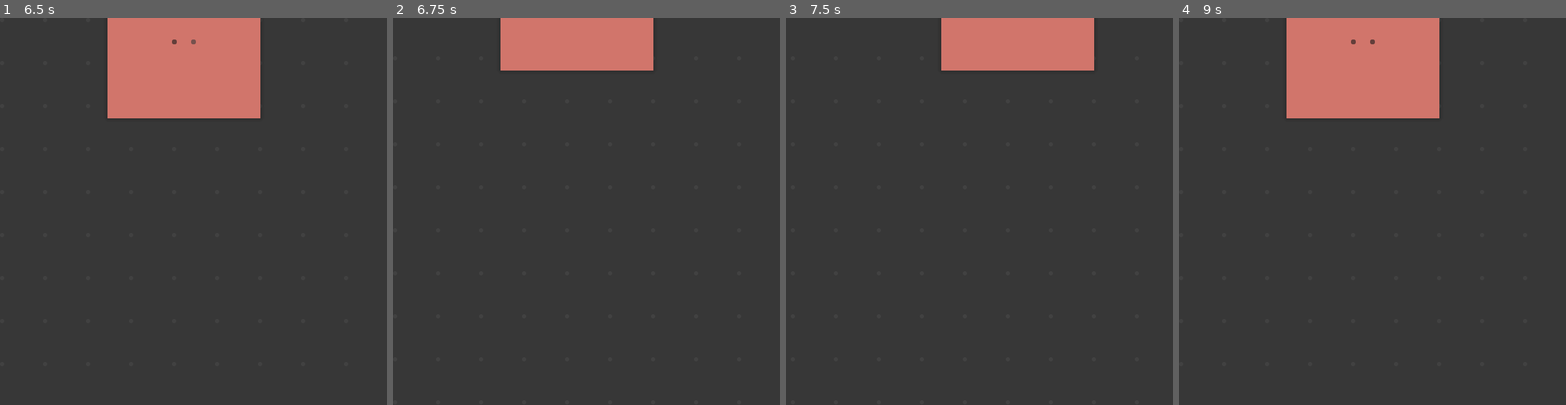
Above: before the commit, frames 1-4 (left to right).
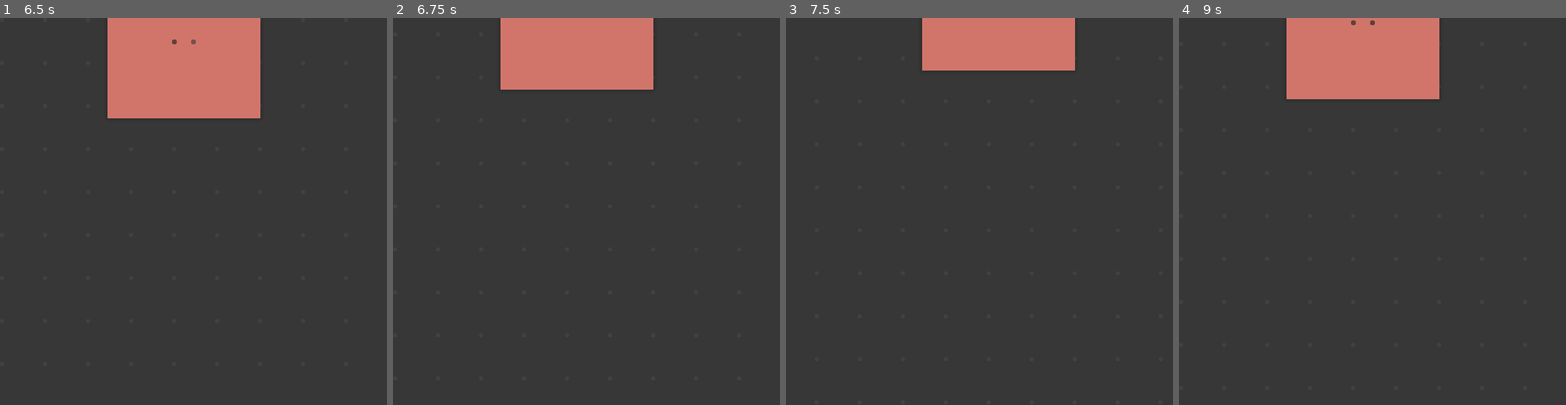
Above: after the commit, the same moments.

Repository: volatusveritas/Trinitas
Game: Godot game, scene res://scenarios/TableScreen/TableScreen.tscn
Two runs of this game, one before a commit and one after it. Both use one fixed random seed, a clock stepped at 60 frames per second and the inputs below. This scene is started directly instead of the project's main scene.
Inputs (mouse positions are in pixels of both pictures, inside the frame that each line leads up to):
- Up to frame 1 (6.5 s): tap Enter at 0.5 s; move the mouse to (278, 192) at 0.52 s; tap Q (add_item) at 0.6 s; click (278, 192) at 0.67 s; click "Basic Counter" at 1.25 s; click "+" at 2 s; click "-" at 2.75 s; click "+" at 3.5 s; click "-" at 4.25 s; click "+" at 5 s; click "-" at 5.75 s
- Up to frame 2 (6.75 s): tap Space at 6.5 s; move the mouse to (509, 230) at 6.52 s; tap S (camera_down) at 6.6 s; click (509, 230) at 6.67 s
- Up to frame 3 (7.5 s): tap Enter at 7.25 s; move the mouse to (1018, 126) at 7.27 s; tap A (camera_left) at 7.35 s; click (1018, 126) at 7.42 s
- Up to frame 4 (9 s): tap Space at 8 s; move the mouse to (1353, 288) at 8.02 s; tap D (camera_right) at 8.1 s; click (1353, 288) at 8.17 s; move the mouse to (1488, 269) at 8.77 s; tap W (camera_up) at 8.85 s; click (1488, 269) at 8.92 s

Frame 1 is identical in both runs. In frame 2, 2.0% of the frame differs, in the area x 27-68%, y 13-19%; in frame 3, 1.3%; in frame 4, 2.0%, in the area x 27-68%, y 0-26%.

Commit message:
feat: use Camera2D smoothing and sync offset proplery

Diff:
--- a/scenarios/TableScreen/Camera.gd
+++ b/scenarios/TableScreen/Camera.gd
@@ -8,6 +8,8 @@
 var zoom_direction := 0.0
 var zoom_acceleration_rate := 3.0
 var zoom_deceleration_rate := 0.85
+
+var _infinidots_shader: ShaderMaterial = null
 
 func _physics_process(delta: float) -> void:
     position += movement_direction * SPEED * delta / zoom.x
@@ -20,6 +22,12 @@
     zoom.y += zoom_step
 
     zoom_direction *= zoom_deceleration_rate
+
+    if _infinidots_shader:
+        _infinidots_shader.set_shader_parameter(
+            "offset",
+            get_screen_center_position()
+        )
 
 func _unhandled_input(input: InputEvent) -> void:
     if get_tree().root.gui_get_focus_owner() != null:
--- a/scenarios/TableScreen/TableScreen.gd
+++ b/scenarios/TableScreen/TableScreen.gd
@@ -3,18 +3,13 @@
 @onready var new_item_selector: NewItemSelector = $FixedLayer/NewItemSelector
 @onready var item_stage: ItemStage = $ItemStage
 @onready var table_items: TableItems = $TableItems
-@onready var infinite_background: ColorRect = $BackgroundLayer/InfiniteBackground
 @onready var camera: Camera2D = $Camera
 
 func _ready() -> void:
     new_item_selector.item_requested.connect(item_stage.set_target)
     item_stage.item_confirmed.connect(table_items.create_item)
-
-func _physics_process(_delta: float) -> void:
-    (infinite_background.material as ShaderMaterial).set_shader_parameter(
-        "offset",
-        camera.position
-    )
+    var background: ColorRect = $BackgroundLayer/Background
+    camera._infinidots_shader = background.material as ShaderMaterial
 
 func _input(input: InputEvent) -> void:
     if not input is InputEventKey:
--- a/scenarios/TableScreen/TableScreen.tscn
+++ b/scenarios/TableScreen/TableScreen.tscn
@@ -28,7 +28,7 @@
 [node name="BackgroundLayer" type="CanvasLayer" parent="."]
 layer = -1
 
-[node name="InfiniteBackground" type="ColorRect" parent="BackgroundLayer"]
+[node name="Background" type="ColorRect" parent="BackgroundLayer"]
 material = SubResource("ShaderMaterial_yc3um")
 anchors_preset = 15
 anchor_right = 1.0
@@ -55,7 +55,7 @@
 script = ExtResource("2_xrvjm")
 
 [node name="Camera" type="Camera2D" parent="."]
-process_callback = 0
+position_smoothing_enabled = true
 position_smoothing_speed = 8.0
 script = ExtResource("2_i4s73")
 
